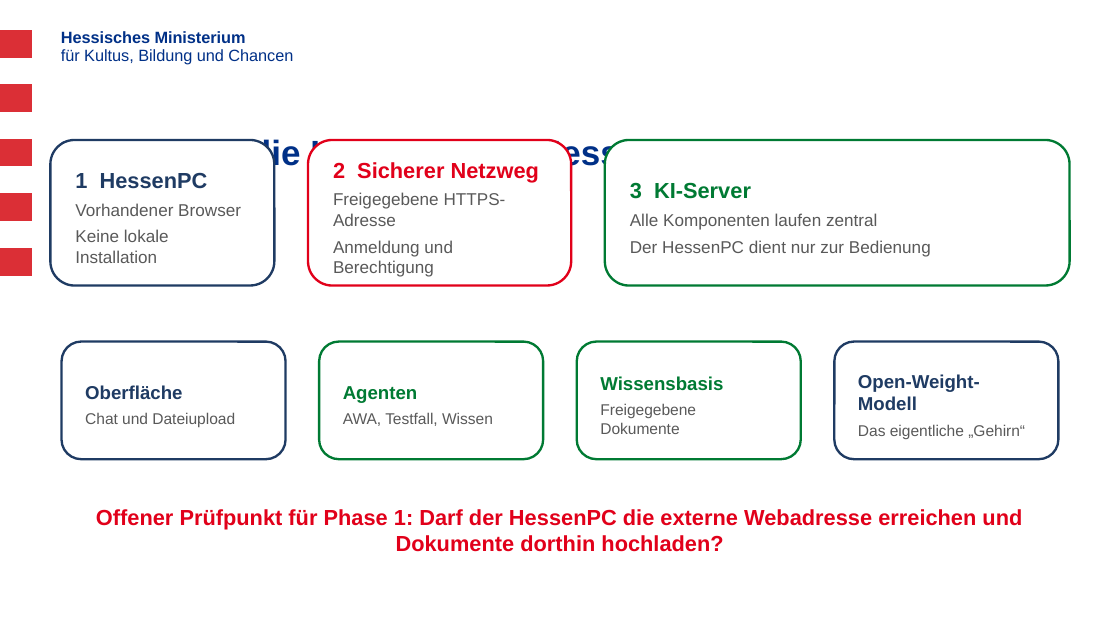
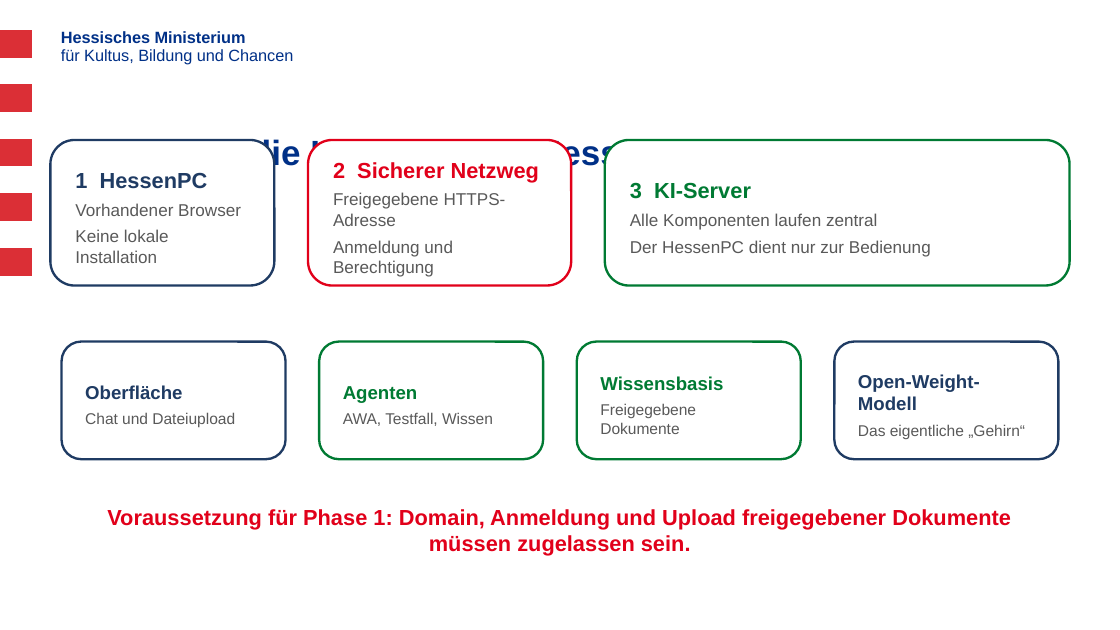
Before and after one commit to Soblissa/ila, a slide deck: slide 3 of Anforderungen an eine Corporate LLM/Corporate_LLM_HMKB_Praesentation.pptx. Drawn at 1120x630 pixels with LibreOffice and Linux fonts; fonts in the diff are those of the drawing; background and template pictures are left out. Boxes give left, top, right and bottom in pixels: in the first picture for what was removed or moved away, otherwise in the second. Text is boxed around its words. In the diff, an @@ line names an element or a change of style, - is before the commit and + after.

Commit message:
HessenPC-Zugriff über Internet als Zielweg festhalten

```diff
--- a/Anforderungen an eine Corporate LLM/Corporate_LLM_HMKB_Praesentation.pptx
+++ b/Anforderungen an eine Corporate LLM/Corporate_LLM_HMKB_Praesentation.pptx
@@ text at box(107, 509, 1011, 556): text changed @@
-Offener Prüfpunkt für Phase 1: Darf der HessenPC die externe Webadresse erreichen und Dokumente dorthin hochladen?
+Voraussetzung für Phase 1: Domain, Anmeldung und Upload freigegebener Dokumente müssen zugelassen sein.
```
Also in this commit, not shown: 4 other slides changed, 1 other file.
